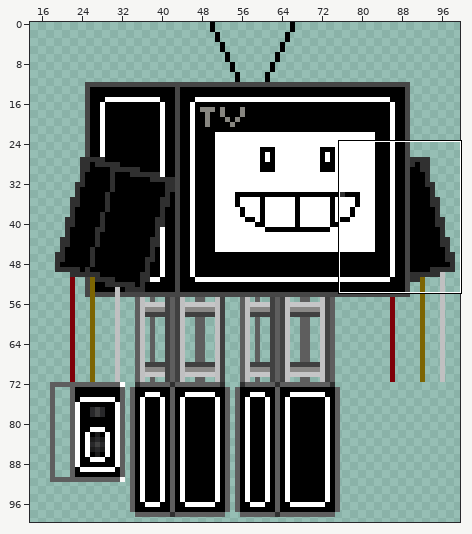
Sprite sheet: Images/Player/TVBoi/angled_TvBoiTestImage1.png. Above, an overview of the earlier version with the close-up marked.
Close-up. Before the commit:
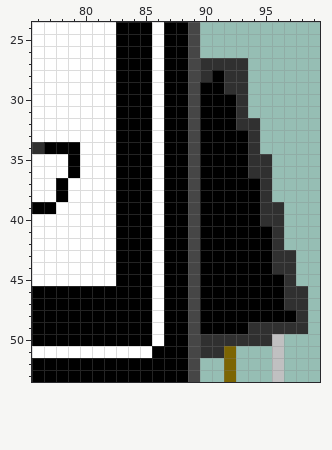
The file is 100x100 pixels. Colours within 5 levels of each other are drawn and written as one. Shown: x 76..99, y 24..53. The wide view leaves out empty margins. The commit also changed other parts of the picture, which this record leaves out.
The same view after the edit:
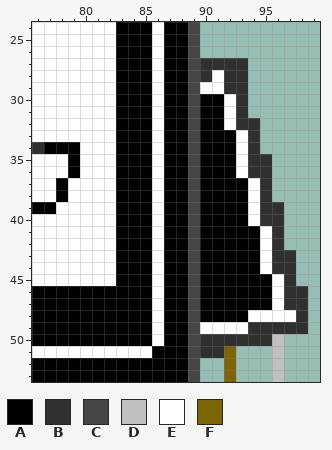
Palette (. is transparent): A #000000  B #303030  C #464646  D #c0c0c1  E #ffffff  F #7c6502
Change:
@@ x 88..99 @@
 27 ACBBBB......
-28 ACBABB......
-29 ACAABB......
-30 ACAAAB......
-31 ACAAAB......
-32 ACAAABB.....
-33 ACAAAAB.....
-34 ACAAAAB.....
-35 ACAAAABB....
-36 ACAAAABB....
-37 ACAAAAAB....
-38 ACAAAAAB....
-39 ACAAAAABB...
-40 ACAAAAABB...
-41 ACAAAAAAB...
-42 ACAAAAAAB...
-43 ACAAAAAABB..
-44 ACAAAAAABB..
-45 ACAAAAAAAB..
-46 ACAAAAAAABB.
-47 ACAAAAAAABB.
-48 ACAAAAAAAAB.
-49 ACAAAABBBBB.
+28 ACBEBB......
+29 ACEEBB......
+30 ACAAEB......
+31 ACAAEB......
+32 ACAAEBB.....
+33 ACAAAEB.....
+34 ACAAAEB.....
+35 ACAAAEBB....
+36 ACAAAEBB....
+37 ACAAAAEB....
+38 ACAAAAEB....
+39 ACAAAAEBB...
+40 ACAAAAEBB...
+41 ACAAAAAEB...
+42 ACAAAAAEB...
+43 ACAAAAAEBB..
+44 ACAAAAAEBB..
+45 ACAAAAAAEB..
+46 ACAAAAAAEBB.
+47 ACAAAAAAEBB.
+48 ACAAAAEEEEB.
+49 ACEEEEBBBBB.
 50 ACBBBBBBD...
Pixel boxes of the changes (left, top, right, bottom) in both close-ups:
changed: (200, 70, 296, 334)
